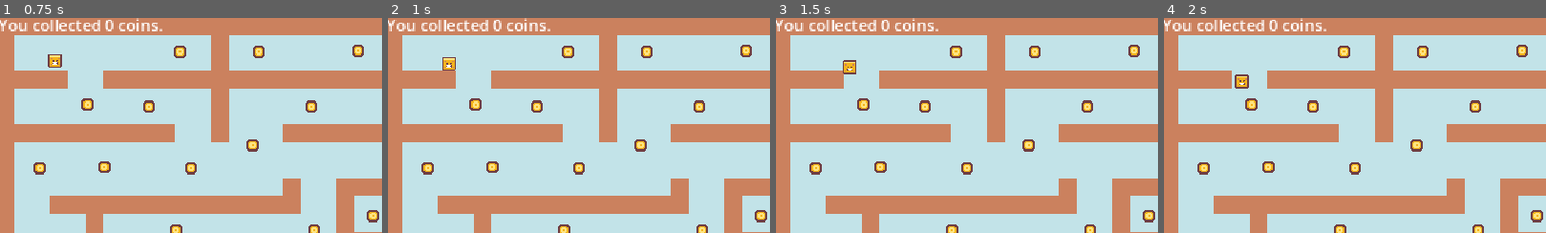
Above: before the commit, frames 1-4 (left to right).
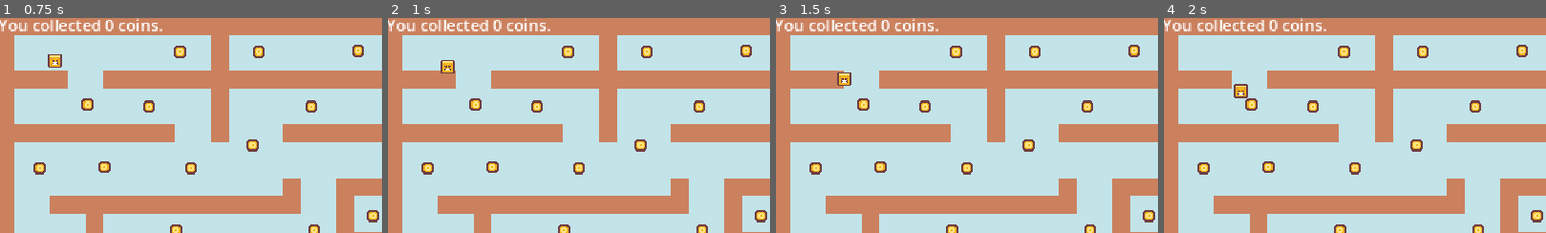
Above: after the commit, the same moments.

Repository: yuntelee/dgd_final_prototype
Game: Godot game, scene res://scenes/level1.tscn
Two runs of this game, one before a commit and one after it. Both use one fixed random seed, a clock stepped at 60 frames per second and the inputs below.
Inputs:
- Up to frame 1 (0.75 s): hold Right (ui_right) from 0.53 s (still down)
- Up to frame 2 (1 s): keep holding Right (ui_right)
- Up to frame 3 (1.5 s): release Right (ui_right) at 1.28 s; hold Down (ui_down) from 1.28 s (still down)
- Up to frame 4 (2 s): keep holding Down (ui_down)
The pictures show only the part of the screen within x 0-50%, y 0-50%; the shares and areas given below are measured in that part.

Frame 1 is identical in both runs. In frame 2, 0.2% of the frame differs, in the area x 13-18%, y 18-26%; in frame 3, 0.4%, in the area x 16-21%, y 19-32%; in frame 4, 0.4%.

Commit message:
Add files via upload

Diff:
--- /dev/null
+++ b/final_project/intro.gd
@@ -0,0 +1,11 @@
+extends Control
+
+
+# Called when the node enters the scene tree for the first time.
+func _ready() -> void:
+	pass # Replace with function body.
+
+
+# Called every frame. 'delta' is the elapsed time since the previous frame.
+func _process(delta: float) -> void:
+	pass
--- /dev/null
+++ b/final_project/intro.tscn
@@ -0,0 +1,36 @@
+[gd_scene load_steps=2 format=3 uid="uid://beu8ephyo0b18"]
+
+[ext_resource type="Script" path="res://intro.gd" id="1_ax8v5"]
+
+[node name="intro" type="Control"]
+layout_mode = 3
+anchors_preset = 15
+anchor_right = 1.0
+anchor_bottom = 1.0
+grow_horizontal = 2
+grow_vertical = 2
+script = ExtResource("1_ax8v5")
+
+[node name="intro_text" type="Label" parent="."]
+layout_mode = 1
+anchors_preset = -1
+anchor_left = 0.101
+anchor_top = -0.021
+anchor_right = 0.805
+anchor_bottom = 0.406
+offset_left = 76.648
+offset_top = 36.608
+offset_right = -64.3601
+offset_bottom = -120.088
+
+[node name="start_button" type="Button" parent="."]
+layout_mode = 1
+anchors_preset = -1
+anchor_left = 0.299
+anchor_top = 0.652
+anchor_right = 0.657
+anchor_bottom = 0.867
+offset_left = 33.552
+offset_top = 33.504
+offset_right = -36.864
+offset_bottom = -33.816
--- a/final_project/scenes/enemy.tscn
+++ b/final_project/scenes/enemy.tscn
@@ -22,9 +22,6 @@
 [sub_resource type="CircleShape2D" id="CircleShape2D_wo5ha"]
 radius = 7.0
 
-[sub_resource type="CircleShape2D" id="CircleShape2D_vs368"]
-radius = 7.0
-
 [node name="Enemy" type="CharacterBody2D"]
 collision_layer = 2
 motion_mode = 1
@@ -40,9 +37,6 @@
 [node name="CollisionShape2D" type="CollisionShape2D" parent="Area2D"]
 shape = SubResource("CircleShape2D_wo5ha")
 
-[node name="CollisionShape2D" type="CollisionShape2D" parent="."]
-shape = SubResource("CircleShape2D_vs368")
-
 [node name="NavigationAgent2D" type="NavigationAgent2D" parent="."]
 
 [node name="Timer" type="Timer" parent="."]
--- /dev/null
+++ b/final_project/scenes/gameover.tscn
@@ -0,0 +1,10 @@
+[gd_scene load_steps=2 format=3 uid="uid://cn7v5cdhfcdlh"]
+
+[ext_resource type="Texture2D" uid="uid://cqt0jcf5lwjft" path="res://gameover.png" id="1_stk81"]
+
+[node name="Gameover" type="Node2D"]
+
+[node name="Gameover" type="Sprite2D" parent="."]
+position = Vector2(576, 328)
+scale = Vector2(1.4403, 1.19557)
+texture = ExtResource("1_stk81")
--- a/final_project/scenes/level1.tscn
+++ b/final_project/scenes/level1.tscn
@@ -1,5 +1,6 @@
-[gd_scene load_steps=14 format=4 uid="uid://ds8mf8v2hl2y7"]
-
+[gd_scene load_steps=15 format=4 uid="uid://ds8mf8v2hl2y7"]
+
+[ext_resource type="Script" path="res://scripts/camera.gd" id="1_ejswk"]
 [ext_resource type="Script" path="res://scripts/game_manager.gd" id="1_s8u1p"]
 [ext_resource type="Texture2D" uid="uid://dqk3fdwuasr5n" path="res://assets/Tilemap/tilemap-backgrounds_packed.png" id="2_5qvyw"]
 [ext_resource type="PackedScene" uid="uid://cxwo35e6malco" path="res://scenes/player.tscn" id="3_mpes2"]
@@ -108,6 +109,7 @@
 [node name="Camera2D" type="Camera2D" parent="."]
 position = Vector2(24, -4)
 zoom = Vector2(1.5, 1.5)
+script = ExtResource("1_ejswk")
 
 [node name="GameManager" type="Node" parent="."]
 unique_name_in_owner = true
--- a/final_project/scenes/level_2.tscn
+++ b/final_project/scenes/level_2.tscn
@@ -1,10 +1,11 @@
-[gd_scene load_steps=14 format=4 uid="uid://c5wghkja2xgu4"]
+[gd_scene load_steps=15 format=4 uid="uid://c5wghkja2xgu4"]
 
 [ext_resource type="Script" path="res://scripts/game_manager.gd" id="1_pwpfy"]
 [ext_resource type="Texture2D" uid="uid://dqk3fdwuasr5n" path="res://assets/Tilemap/tilemap-backgrounds_packed.png" id="2_5wr41"]
 [ext_resource type="PackedScene" uid="uid://cxwo35e6malco" path="res://scenes/player.tscn" id="3_ry0ne"]
 [ext_resource type="PackedScene" uid="uid://dsfoc8whcl6ko" path="res://scenes/enemy.tscn" id="4_57h28"]
 [ext_resource type="PackedScene" uid="uid://rnyjlv5n6dtu" path="res://scenes/coin.tscn" id="5_ffnmn"]
+[ext_resource type="PackedScene" uid="uid://bit578xbd7j0c" path="res://scenes/next_lvl.tscn" id="6_d4jwl"]
 
 [sub_resource type="NavigationPolygon" id="NavigationPolygon_8seqe"]
 vertices = PackedVector2Array(9, 9, -9, 9, -9, -9, 9, -9)
@@ -289,10 +290,20 @@
 [node name="Player" parent="." instance=ExtResource("3_ry0ne")]
 position = Vector2(-328, -142)
 
-[node name="Enemy" parent="." node_paths=PackedStringArray("player") instance=ExtResource("4_57h28")]
+[node name="Enemy" parent="." instance=ExtResource("4_57h28")]
 position = Vector2(376, -183)
-player = NodePath("../Player")
-
-[node name="Enemy2" parent="." node_paths=PackedStringArray("player") instance=ExtResource("4_57h28")]
+
+[node name="Enemy2" parent="." instance=ExtResource("4_57h28")]
 position = Vector2(-313, 139)
-player = NodePath("../Player")
+
+[node name="NextLvl" parent="." instance=ExtResource("6_d4jwl")]
+position = Vector2(312, 167)
+
+[node name="NextLvl2" parent="." instance=ExtResource("6_d4jwl")]
+position = Vector2(328, 167)
+
+[node name="NextLvl3" parent="." instance=ExtResource("6_d4jwl")]
+position = Vector2(312, 183)
+
+[node name="NextLvl4" parent="." instance=ExtResource("6_d4jwl")]
+position = Vector2(328, 183)
--- a/final_project/scenes/player.tscn
+++ b/final_project/scenes/player.tscn
@@ -21,7 +21,7 @@
 [sub_resource type="CircleShape2D" id="CircleShape2D_yl0ok"]
 radius = 7.0
 
-[node name="Player" type="CharacterBody2D"]
+[node name="Player" type="CharacterBody2D" groups=["Player"]]
 collision_layer = 3
 script = ExtResource("1_m8xhy")
 
--- /dev/null
+++ b/final_project/scenes/winplate.tscn
@@ -0,0 +1,34 @@
+[gd_scene load_steps=6 format=3 uid="uid://bh8et0wjychr3"]
+
+[ext_resource type="Script" path="res://scripts/next_lvl.gd" id="1_oc8sr"]
+[ext_resource type="Texture2D" uid="uid://cqk6ertq2gkos" path="res://green.png" id="2_38p7c"]
+
+[sub_resource type="AtlasTexture" id="AtlasTexture_aklt1"]
+atlas = ExtResource("2_38p7c")
+region = Rect2(0, 8, 4, 4)
+
+[sub_resource type="SpriteFrames" id="SpriteFrames_3uxrp"]
+animations = [{
+"frames": [{
+"duration": 1.0,
+"texture": SubResource("AtlasTexture_aklt1")
+}],
+"loop": true,
+"name": &"default",
+"speed": 5.0
+}]
+
+[sub_resource type="RectangleShape2D" id="RectangleShape2D_sgagq"]
+
+[node name="NextLvl" type="Area2D"]
+script = ExtResource("1_oc8sr")
+
+[node name="AnimatedSprite2D" type="AnimatedSprite2D" parent="."]
+position = Vector2(-4.76837e-07, 4.76837e-07)
+scale = Vector2(5, 5)
+sprite_frames = SubResource("SpriteFrames_3uxrp")
+
+[node name="CollisionShape2D" type="CollisionShape2D" parent="."]
+shape = SubResource("RectangleShape2D_sgagq")
+
+[connection signal="body_entered" from="." to="." method="_on_body_entered"]
--- /dev/null
+++ b/final_project/scenes/winstate.tscn
@@ -0,0 +1,10 @@
+[gd_scene load_steps=2 format=3 uid="uid://bd11mxec6o21w"]
+
+[ext_resource type="Texture2D" uid="uid://dhuydvljutitw" path="res://winstate.png" id="1_2q1ic"]
+
+[node name="Winstate" type="Node2D"]
+
+[node name="Winstate" type="Sprite2D" parent="."]
+position = Vector2(576.25, 358.5)
+scale = Vector2(0.485625, 0.490728)
+texture = ExtResource("1_2q1ic")
--- /dev/null
+++ b/final_project/scripts/camera.gd
@@ -0,0 +1,21 @@
+extends Camera2D
+
+var shake_time: float = 0.0
+var shake_strength: float = 0.0
+var original_position: Vector2
+
+func _ready() -> void:
+	original_position = position
+
+func _process(delta: float) -> void:
+	if shake_time > 0.0:
+		var offset = Vector2(randf_range(-1, 1), randf_range(-1, 1)).normalized() * randf_range(0, shake_strength)
+		position = original_position + offset
+		shake_time -= delta
+	else:
+		position = original_position
+
+func shake(duration: float, strength: float) -> void:
+	shake_time = duration
+	shake_strength = strength
+	original_position = position  # תמיד שומר את המיקום רגע לפני רעידה
--- a/final_project/scripts/coin.gd
+++ b/final_project/scripts/coin.gd
@@ -2,8 +2,18 @@
 
 @onready var game_manager = %GameManager
 @onready var audio_player = $AudioStreamPlayer2D
+@onready var collision_shape = $CollisionShape2D
+@onready var sprite = $AnimatedSprite2D
 
 func _on_body_entered(_body: Node2D) -> void:
+	# Prevent further collisions (deferred so it won’t error during physics queries)
+	collision_shape.set_deferred("disabled", true)
+	sprite.visible = false
+
+	# Detach the audio player from the coin so it can keep playing after the coin is removed
+	remove_child(audio_player)
+	get_tree().current_scene.add_child(audio_player)
 	audio_player.play()
+
 	game_manager.add_point()
 	queue_free()
--- a/final_project/scripts/enemy.gd
+++ b/final_project/scripts/enemy.gd
@@ -1,10 +1,13 @@
 extends CharacterBody2D
 
 const SPEED = 30
+const MAX_HITS = 3 # אחרי שלוש פגיעות מפסידים
 
 @export var player: Node2D
-@onready var nav_agent := $NavigationAgent2D as NavigationAgent2D
+@onready var nav_agent := $NavigationAgent2D
 @onready var audio_player := $AudioStreamPlayer2D
+
+var hit_count: int = 0
 
 func _physics_process(_delta: float) -> void:
 	var next_pos = nav_agent.get_next_path_position()
@@ -18,6 +21,29 @@
 func _on_timer_timeout() -> void:
 	make_path()
 
-func _on_area_2d_body_entered(_body: Node2D) -> void:
-	if _body.name == "Player":
-		get_tree().call_deferred("reload_current_scene")
+func _on_area_2d_body_entered(_body: Node) -> void:
+	if _body.is_in_group("Player"):
+		print("Player touched! Trying to shake screen...")
+
+		var cam = null
+		if get_tree().current_scene.has_node("Camera2D"):
+			cam = get_tree().current_scene.get_node("Camera2D")
+		elif get_tree().current_scene.has_node("Gameplay/Camera2D"):
+			cam = get_tree().current_scene.get_node("Gameplay/Camera2D")
+
+		if cam and cam.has_method("shake"):
+			cam.shake(0.2, 8.0)
+			print("Shake triggered!")
+		else:
+			print("Camera2D not found or doesn't have shake method!")
+
+		hit_count += 1
+		print("Player hit count:", hit_count)
+
+		if hit_count >= MAX_HITS:
+			await get_tree().create_timer(0.3).timeout
+			var gm = get_tree().current_scene.get_node("GameManager")
+			if gm:
+				gm.game_over()
+			else:
+				print("GameManager not found!")
--- a/final_project/scripts/game_manager.gd
+++ b/final_project/scripts/game_manager.gd
@@ -6,3 +6,7 @@
 func add_point():
 	score += 1
 	score_label.text = "You collected " + str(score) + " coins."
+
+func game_over():
+	# Change to the game over scene
+	get_tree().change_scene_to_file("res://scenes/gameover.tscn")
--- /dev/null
+++ b/final_project/scripts/gameover.gd
@@ -0,0 +1,6 @@
+extends Node2D
+
+func _on_return_button_pressed():
+	get_tree().change_scene_to_file("res://scenes/main_menu.tscn")
+	# If you don't have a main menu, change to your first level instead:
+	# get_tree().change_scene_to_file("res://scenes/level1.tscn")
--- /dev/null
+++ b/final_project/scripts/green_tile_area.gd
@@ -0,0 +1,8 @@
+extends Area2D
+
+@export var is_win_zone: bool = true
+
+func _on_body_entered(body):
+	if body.is_in_group("Player") and is_win_zone:
+		# Transition to win scene
+		get_tree().change_scene_to_file("res://scenes/winstate.tscn")
--- a/final_project/scripts/next_lvl.gd
+++ b/final_project/scripts/next_lvl.gd
@@ -1,6 +1,13 @@
 extends Area2D
-
 
 func _on_body_entered(body: Node2D) -> void:
 	if body.name == "Player":
-		get_tree().change_scene_to_file("res://scenes/level_2.tscn")
+		# Get the current scene name
+		var current_scene = get_tree().current_scene.name
+
+		if current_scene == "Level1":
+			# If we're in Level1, go to Level2
+			get_tree().change_scene_to_file("res://scenes/level_2.tscn")
+		elif current_scene == "Level2":
+			# If we're in Level2, go to winstate
+			get_tree().change_scene_to_file("res://scenes/winstate.tscn")
--- /dev/null
+++ b/final_project/scripts/winplate.gd
@@ -0,0 +1,6 @@
+extends Area2D
+
+
+func _on_body_entered(body: Node2D) -> void:
+	if body.name == "Player":
+		get_tree().change_scene_to_file("res://scenes/winstate.tscn")
--- /dev/null
+++ b/final_project/scripts/winstate.gd
@@ -0,0 +1,26 @@
+extends Node2D
+
+@onready var tilemap = $"../TileMap" # Adjust the path to your TileMap
+
+func _ready():
+	# Center UI elements on the screen
+	$Label.position = Vector2(get_viewport_rect().size.x / 2 - $Label.size.x / 2,
+							 get_viewport_rect().size.y / 2 - 100)
+	$Button.position = Vector2(get_viewport_rect().size.x / 2 - $Button.size.x / 2,
+							  get_viewport_rect().size.y / 2 + 100)
+
+func _on_button_pressed():
+	# Return to main menu or first level
+	get_tree().change_scene_to_file("res://scenes/level1.tscn")
+	# Alternatively, return to main menu if you have one
+	# get_tree().change_scene_to_file("res://scenes/main_menu.tscn")
+
+func _physics_process(delta):
+	# Check if player is on a green tile
+	var player_pos = global_position
+	var tile_pos = tilemap.local_to_map(tilemap.to_local(player_pos))
+	var tile_id = tilemap.get_cell_source_id(0, tile_pos)
+
+	# Assuming green tiles have a specific ID (replace 3 with your green tile ID)
+	if tile_id == 3: # Replace with your green tile ID
+		get_tree().change_scene_to_file("res://scenes/winstate.tscn")
Binary file added: final_project/gameover.png
Not shown, added: final_project/gameover.png.import
Not shown: 1 places in final_project/scenes/coin.tscn that only renumber resources
Not shown: 1 places in final_project/scenes/enemy.tscn that only renumber resources
Not shown: 1 places in final_project/scenes/game.tscn that only renumber resources
Not shown, added: final_project/scripts/camera.gd.uid
Not shown, added: final_project/scripts/coin.gd.uid
Not shown, added: final_project/scripts/enemy.gd.uid
Not shown, added: final_project/scripts/game_manager.gd.uid
Not shown, added: final_project/scripts/gameover.gd.uid
Not shown, added: final_project/scripts/green_tile_area.gd.uid
Not shown, added: final_project/scripts/next_lvl.gd.uid
(and 5 more such lines)
